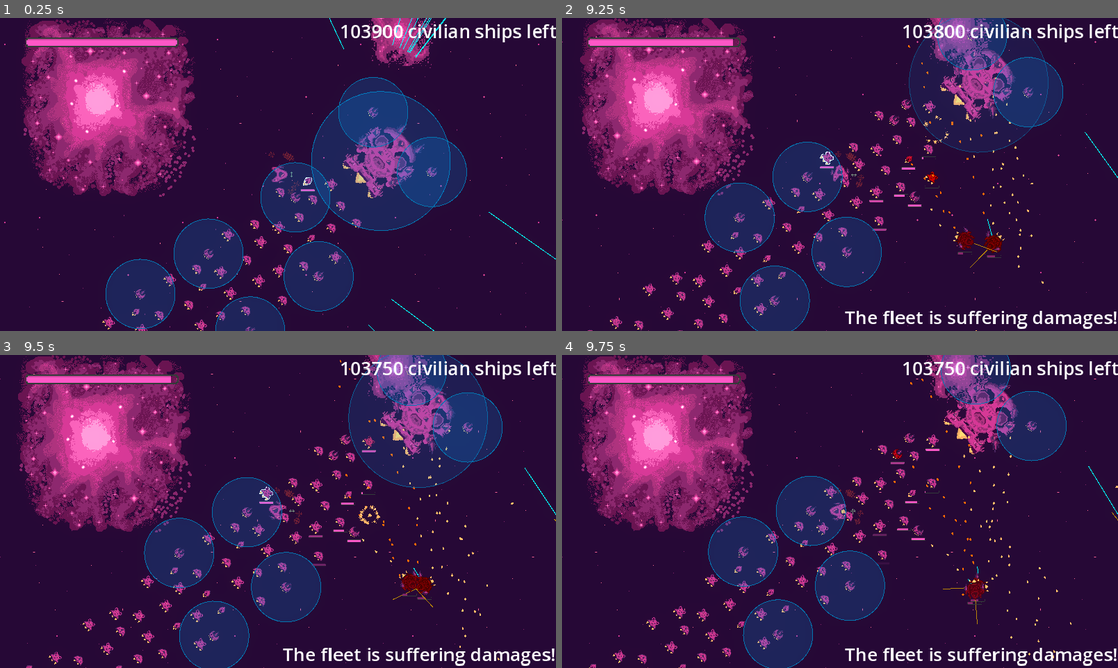
Above: before the commit, frames 1-4 (two rows, left to right).
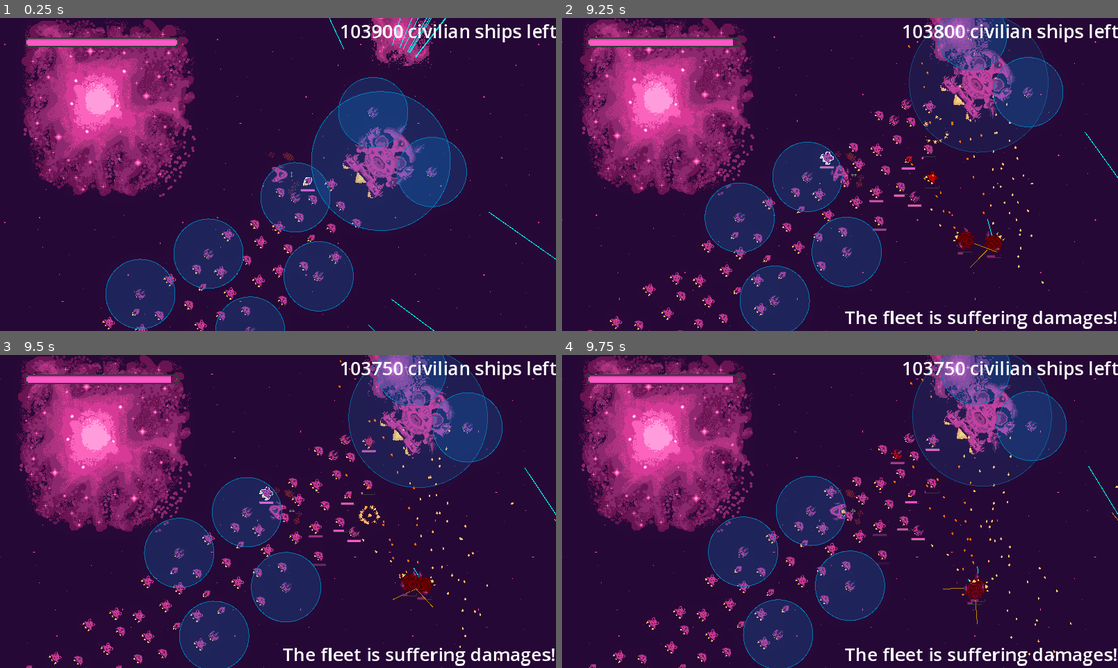
Above: after the commit, the same moments.

Repository: bear-minimum-studio/space-bear
Game: Godot game, scene res://Game.tscn
The game is run twice, just before and just after one commit, with the same random seed, the same clock (stepped at 60 frames per second) and the same inputs.
Inputs:
- Up to frame 1 (0.25 s): no input
- Up to frame 2 (9.25 s): tap Enter (upgrade) at 0.5 s; hold Right (turn_right) 0.53-1.28 s; tap Down (decelerate) at 0.6, 3.6, 6.6 s; hold Ctrl (brake) 1.28-2.03 s; tap Space (fire) at 1.35, 4.35, 7.35 s; hold Right (turn_right) 2.03-2.78 s; hold G (grappling_hook) 2.03-2.78 s; hold Up (accelerate) 2.78-3.53 s; tap F (turret_fire) at 2.85, 5.85, 8.85 s; hold Left (turn_left) 3.53-5.03 s; hold Ctrl (brake) 5.03-5.78 s; hold G (grappling_hook) 5.03-5.78 s; hold Right (turn_right) 5.78-6.53 s; hold Up (accelerate) 6.53-7.28 s; hold Right (turn_right) 7.28-8.03 s; hold Ctrl (brake) 8.03-8.78 s; hold G (grappling_hook) 8.03-8.78 s; hold Left (turn_left) from 8.78 s (still down)
- Up to frame 3 (9.5 s): keep holding Left (turn_left)
- Up to frame 4 (9.75 s): release Left (turn_left) at 9.53 s; hold Up (accelerate) from 9.53 s (still down); tap Down (decelerate) at 9.6 s

Frames 1-3 are identical in both runs. In frame 4, 0.2% of the frame differs, in the area x 63-89%, y 0-42%.

Commit message:
fix: fix shield health values not taken into account

Diff:
--- a/health-system/HealthSystem.gd
+++ b/health-system/HealthSystem.gd
@@ -2,7 +2,14 @@
 class_name HealthSystem
 extends Node2D
 
-@export_range(1, 200, 1, "or_greater") var max_health = 1
+@export_range(1, 200, 1, "or_greater") var max_health = 1:
+	set(new_max_health):
+		# If max_health initialization is done after ready,
+		# we need to synchronize health and max health
+		if health == max_health:
+			health = new_max_health
+
+		max_health = new_max_health
 
 @onready var health = max_health
 
--- a/npc/mother-ship/MotherShip.tscn
+++ b/npc/mother-ship/MotherShip.tscn
@@ -60,7 +60,7 @@
 
 [node name="Shield" parent="." index="11" instance=ExtResource("5_7a3ox")]
 position = Vector2(-1, 0)
-max_health = 50
+max_health = 300
 shield_size = 200.0
 
 [editable path="Turret2"]
--- a/shield/Shield.gd
+++ b/shield/Shield.gd
@@ -11,8 +11,7 @@
 @export var max_health = 20 :
 	set(new_max_health):
 		max_health = new_max_health
-		if health_system != null:
-			health_system.max_health = new_max_health
+		_initialize_max_health()
 
 @export var shield_color: Color = Color("#0096ff2b") :
 	set(new_color):
@@ -39,6 +38,7 @@
 func _ready():
 	health_system.hp_changed.connect(_on_hit)
 	_update_collision_shape_margin()
+	_initialize_max_health()
 
 func _draw():
 	draw_circle(Vector2.ZERO, shield_size, shield_color)
@@ -50,3 +50,7 @@
 func _update_collision_shape_margin():
 	if collision_shape_2d != null:
 		collision_shape_2d.shape.radius = shield_size + COLLISION_MARGIN_PERCENT
+
+func _initialize_max_health():
+	if health_system != null:
+		health_system.max_health = max_health
